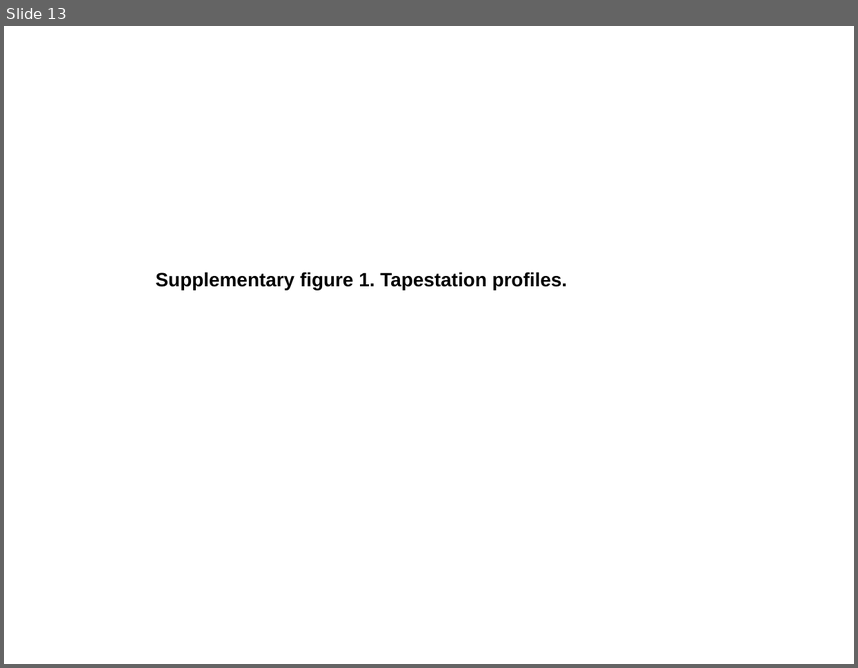
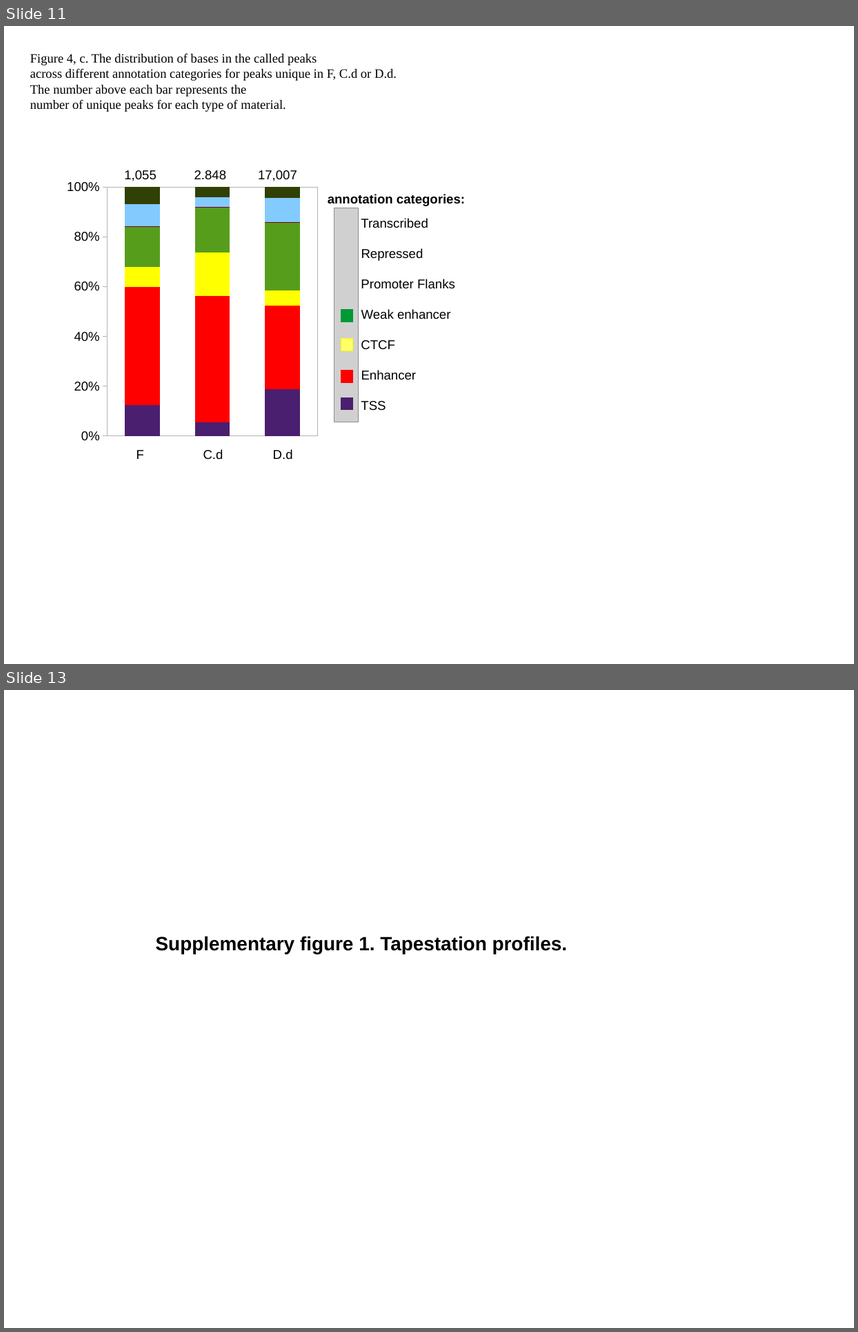
Before and after one commit to jknightlab/ATACseq_pipeline, a slide deck: Core_manuscript/Paper/Figures/ATAC_figures.odp. Shown one above the other, each under a label of ours: slide 13 before the commit, slides 11 and 13 after it; the slides between them are not shown. The pictures are 858x668 and 858x1332 pixels, drawn with LibreOffice and Linux fonts; fonts in the diff are those of the drawing; grey boxes stand for pictures. Boxes give left, top, right and bottom in pixels: in the first picture for what was removed or moved away, otherwise in the second. Text is boxed around its words. In the diff, an @@ line names an element or a change of style, - is before the commit and + after.

Commit message:
added figures about DNase

```diff
--- a/Core_manuscript/Paper/Figures/ATAC_figures.odp
+++ b/Core_manuscript/Paper/Figures/ATAC_figures.odp
@@ slide 11 added at <box>4,26,854,664</box>, background #FFFFFF @@
@@ text added at <box>30,54,397,112</box>, 12 pt, text #000000 @@
+Figure 4, c. The distribution of bases in the called peaks
+across different annotation categories for peaks unique in F, C.d or D.d.
+The number above each bar represents the
+number of unique peaks for each type of material.
@@ text added at <box>124,170,156,181</box>, 12 pt, text #000000 @@
+1,055
@@ text added at <box>194,170,227,179</box>, 12 pt, text #000000 @@
+2.848
@@ text added at <box>258,170,297,181</box>, 12 pt, text #000000 @@
+17,007
@@ column stacked 100% chart added at <box>62,175,323,448</box> @@
+categories: 1, 2, 3
+Series 1: 12, 6, 19
+Series 2: 48, 51, 34
+Series 3: 8, 18, 6
+Series 4: 16, 18, 27
+Series 5: 1, 0, 0
+Series 6: 9, 4, 10
+Series 7: 7, 4, 4
@@ text added at <box>328,194,465,206</box>, 12 pt, text #000000, bold @@
+annotation categories:
@@ picture added at <box>334,208,358,422</box> @@
@@ text added at <box>361,218,428,228</box>, 12 pt, text #000000 @@
+Transcribed
@@ text added at <box>361,248,424,261</box>, 12 pt, text #000000 @@
+Repressed
@@ text added at <box>361,279,455,289</box>, 12 pt, text #000000 @@
+Promoter Flanks
@@ rectangle added at <box>341,310,353,322</box>, fill #009933, outline #009933 0 pt @@
@@ text added at <box>361,309,450,319</box>, 12 pt, text #000000 @@
+Weak enhancer
@@ rectangle added at <box>341,339,353,351</box>, fill #FFFF66, outline #FFFF00 0 pt @@
@@ text added at <box>361,340,395,349</box>, 12 pt, text #000000 @@
+CTCF
@@ rectangle added at <box>341,370,353,383</box>, fill #FF0000, outline #FF0000 0 pt @@
@@ text added at <box>361,370,417,380</box>, 12 pt, text #000000 @@
+Enhancer
@@ rectangle added at <box>341,398,353,410</box>, fill #4B1F6F, outline #4B1F6F 0 pt @@
@@ text added at <box>361,401,386,410</box>, 12 pt, text #000000 @@
+TSS
@@ text added at <box>136,450,144,459</box>, 12 pt, text #000000 @@
+F
@@ text added at <box>203,449,223,459</box>, 12 pt, text #000000 @@
+C.d
@@ text added at <box>273,449,293,459</box>, 12 pt, text #000000 @@
+D.d
@@ rectangle added at <box>352,518,389,542</box>, fill #FFFFFF, outline #FFFFFF 0 pt @@
```
Also in this commit, not shown: 7 slides changed, 3 other slides added, 3 slides removed.
